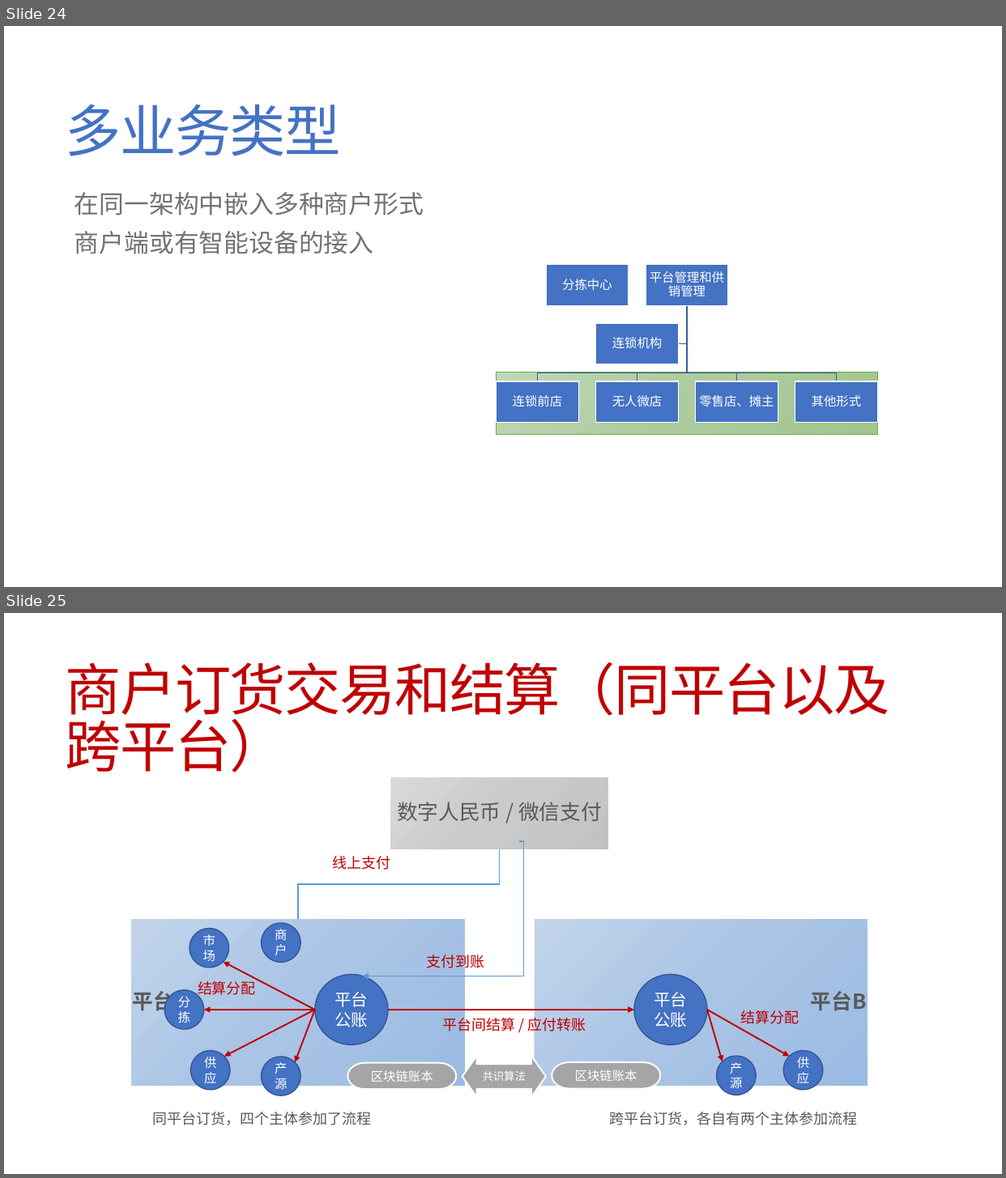
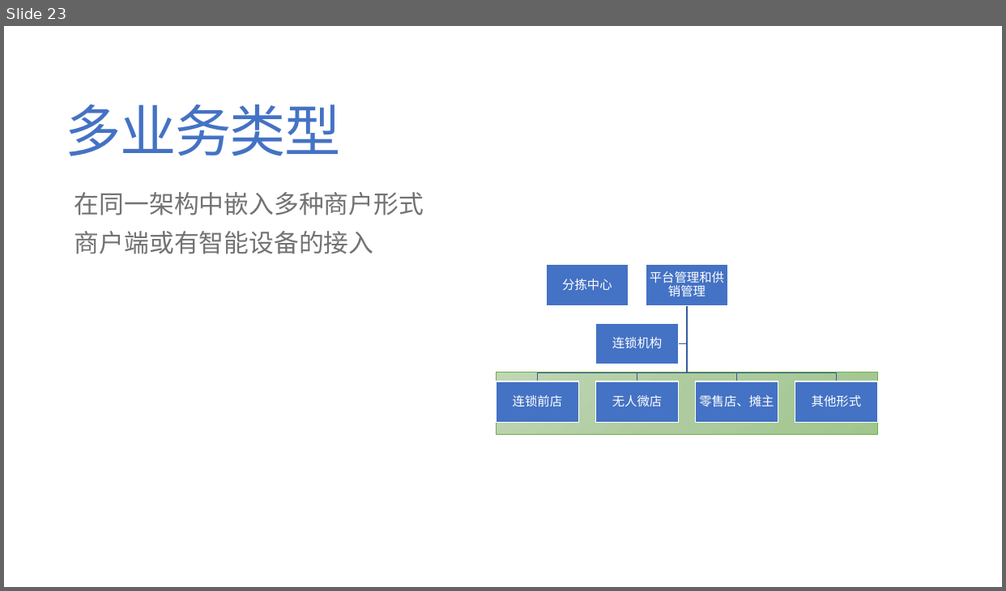
Before and after one commit to jzgi/chainsmart, a slide deck: Docs/品链供销平台.pptx. Shown one above the other, each under a label of ours: slides 24 and 25 before the commit, slide 23 after it. The pictures are 1006x1178 and 1006x591 pixels, drawn with LibreOffice and Linux fonts; fonts in the diff are those of the drawing. Boxes give left, top, right and bottom in pixels: in the first picture for what was removed or moved away, otherwise in the second. Text is boxed around its words. In the diff, an @@ line names an element or a change of style, - is before the commit and + after.

```diff
--- a/Docs/品链供销平台.pptx
+++ b/Docs/品链供销平台.pptx
@@ slide 25 removed at (4,613,1002,1174), background #FFFFFF @@
@@ title removed at (66,662,890,773) @@
-商户订货交易和结算（同平台以及跨平台）
@@ elbow arrow removed from (519, 841) to (363, 976) @@
@@ text removed at (332,856,390,870) @@
-线上支付
@@ ellipse removed at (262,923,301,962) @@
-商户
@@ ellipse removed at (189,929,229,968) @@
-市场
@@ text removed at (427,952,485,972) @@
-支付到账
@@ arrow removed from (315, 1010) to (224, 962) @@
@@ ellipse removed at (315,974,388,1045) @@
-平台公账
@@ ellipse removed at (634,974,708,1045) @@
-平台公账
@@ ellipse removed at (165,990,205,1029) @@
-分拣
@@ text removed at (198,978,256,998) @@
-结算分配
@@ group removed at (131,777,868,1086): 3 rectangles, 3 texts, 1 freeform shape @@
-数字人民币 / 微信支付
-平台A
-平台B
@@ arrow removed from (315, 1010) to (204, 1010) @@
@@ arrow removed from (315, 1010) to (224, 1057) @@
@@ arrow removed from (315, 1010) to (296, 1063) @@
@@ arrow removed from (388, 1010) to (634, 1010) @@
@@ text removed at (442,1016,586,1035) @@
-平台间结算 / 应付转账
@@ arrow removed from (707, 1010) to (722, 1063) @@
@@ arrow removed from (707, 1010) to (790, 1057) @@
@@ text removed at (741,1011,799,1024) @@
-结算分配
@@ ellipse removed at (190,1051,230,1090) @@
-供应
@@ ellipse removed at (262,1057,301,1096) @@
-产源
@@ pill shape removed at (347,1063,456,1089) @@
-区块链账本
@@ left right arrow removed at (462,1056,546,1097) @@
-共识算法
@@ pill shape removed at (552,1063,661,1089) @@
-区块链账本
@@ ellipse removed at (717,1056,756,1095) @@
-产源
@@ ellipse removed at (783,1051,823,1090) @@
-供应
@@ text removed at (152,1112,371,1126) @@
-同平台订货，四个主体参加了流程
@@ text removed at (609,1112,857,1126) @@
-跨平台订货，各自有两个主体参加流程
@@ what was slide 24 is now slide 23 @@
```
Also in this commit, not shown: 2 slides added, 6 other slides removed, 6 other files.
